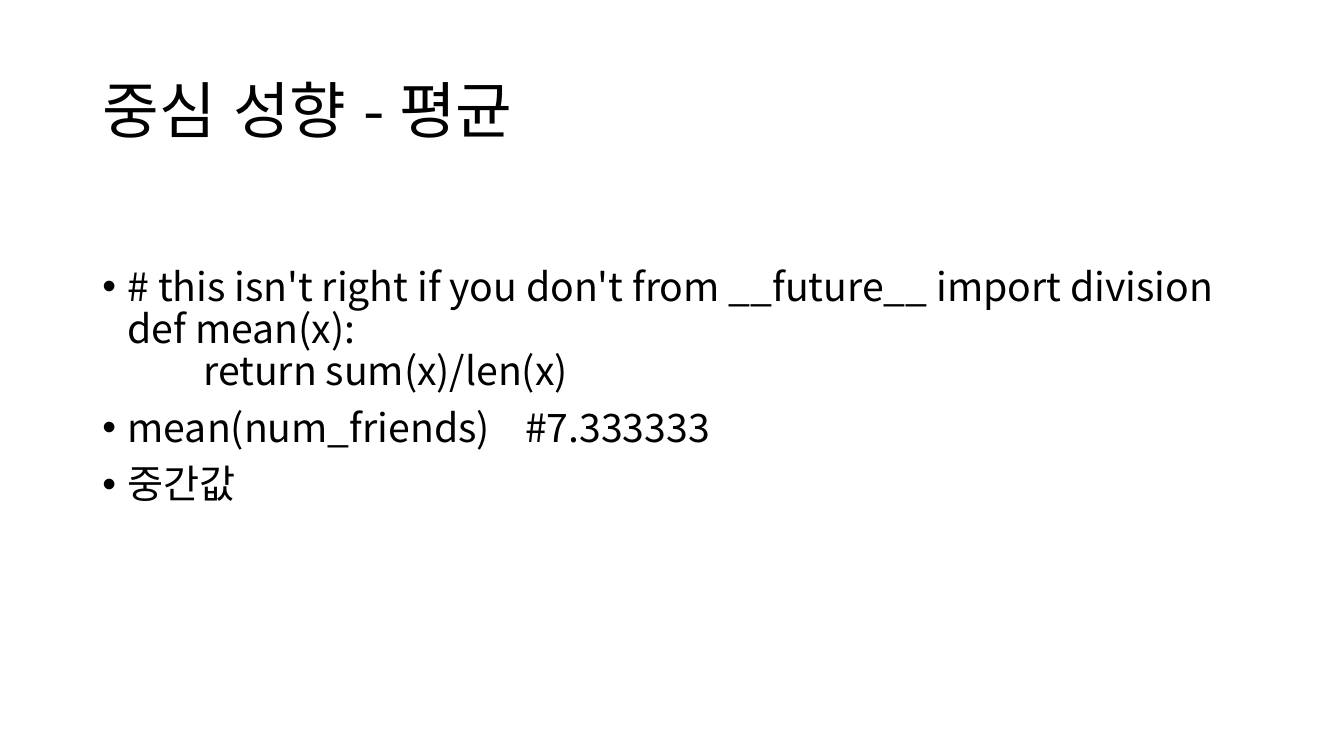
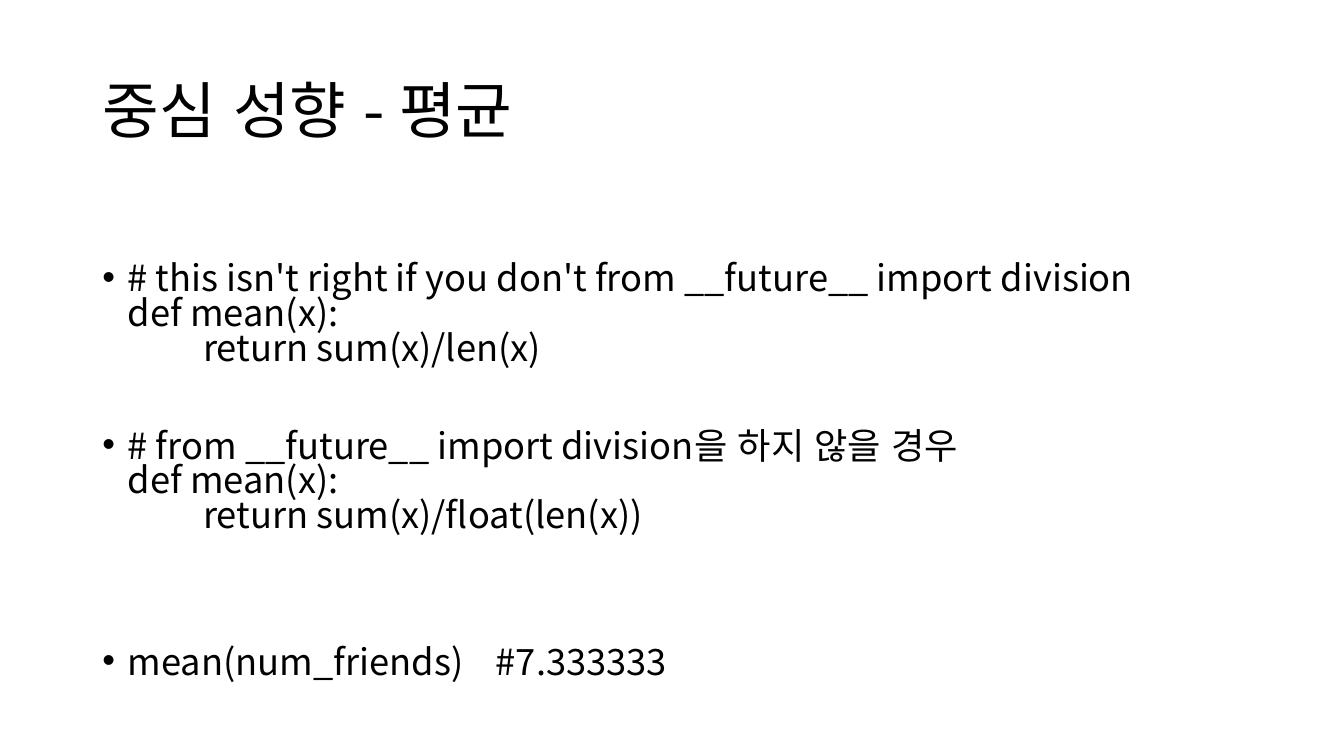
Before and after one commit to ksublee/SPuP, a slide deck: slide 4 of ppt/Python_8_Statistics.pptx. Drawn at 1344x756 pixels with LibreOffice and Linux fonts; fonts in the diff are those of the drawing. Boxes give left, top, right and bottom in pixels: in the first picture for what was removed or moved away, otherwise in the second. Text is boxed around its words. In the diff, an @@ line names an element or a change of style, - is before the commit and + after.

Commit message:
update

```diff
--- a/ppt/Python_8_Statistics.pptx
+++ b/ppt/Python_8_Statistics.pptx
@@ text at (128, 261, 1133, 682): size 28 to 25.9 pt in "# this isn't right if you don't ...", "mean(num_friends) #7.333333"; line spacing 0.9 to 0.8 @@
@@ text at (128, 429, 958, 535): paragraph added @@
+• # from __future__ import division을 하지 않을 경우
+  def mean(x):
+  return sum(x)/float(len(x))
@@ text at (128, 465, 236, 501): paragraph removed @@
-• 중간값
```
Also in this commit, not shown: 2 other slides changed.
